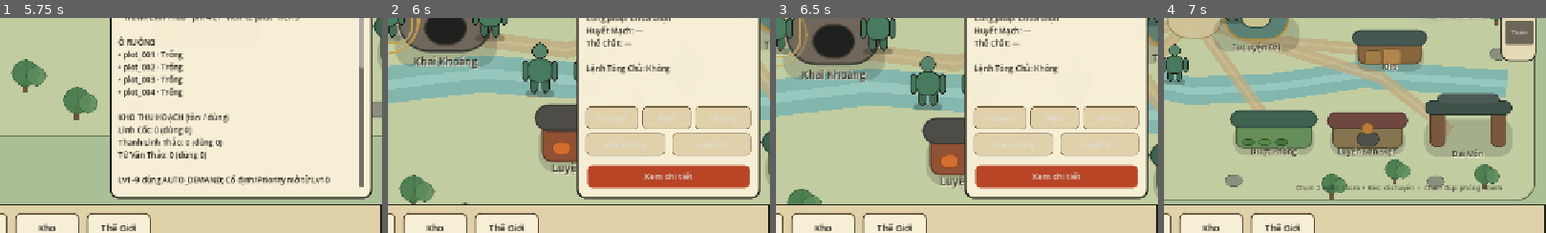
Above: before the commit, frames 1-4 (left to right).
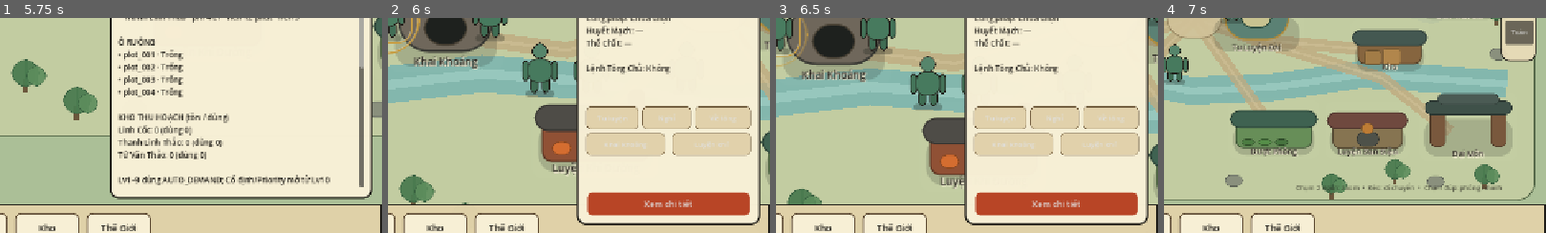
Above: after the commit, the same moments.

Repository: vuanhtuan161094-byte/TongMonBaDao
Game: Godot game, scene res://scenes/p3/p3_2_landscape_sect.tscn
Same seed, same stepped clock (60 frames per second), same inputs: the game is played once before the commit and once after it.
Inputs (mouse positions are % of the whole screen's width and height, from its top left):
- Up to frame 1 (5.75 s): click (50, 23) at 0.5 s; click (92, 46) at 1.25 s; click (34, 50) at 2 s; click (77, 100) at 2.75 s; click (58, 75) at 3.5 s; click (39, 50) at 4.25 s; click (39, 75) at 5 s
- Up to frame 2 (6 s): click (50, 18) at 5.77 s
- Up to frame 3 (6.5 s): no input
- Up to frame 4 (7 s): click "Tông Môn" at 6.5 s
The pictures show only the part of the screen within x 50-100%, y 46-96%; the shares and areas given below are measured in that part.

Frame 1 is identical in both runs. In frame 2, 12% of the frame differs, in the area x 49-98%, y 68-97%; in frame 3, 12%; in frame 4, nothing differs.

Commit message:
feat(p3): integrate CARE hunt into main sect screen [skip ci]

Diff:
--- a/godot/src/presentation/p3_2_landscape_sect.gd
+++ b/godot/src/presentation/p3_2_landscape_sect.gd
@@ -3,6 +3,41 @@
 const ZOOM_STEP := 1.12
 const CAMERA_TWEEN_SECONDS := 0.22
 const FOCUS_MARKER_SIZE := Vector2(82.0, 82.0)
+const B3_HUNT_REFRESH_SECONDS := 0.25
+
+class B3MainHuntArena:
+    extends Control
+
+    var battle: MapBattleV2
+
+    func _draw() -> void:
+        draw_rect(Rect2(Vector2.ZERO,size),Color("122522"),true)
+        for x in range(1,17):
+            draw_line(Vector2(size.x*x/17.0,0),Vector2(size.x*x/17.0,size.y),Color("28433d"),1.0)
+        for y in range(1,10):
+            draw_line(Vector2(0,size.y*y/10.0),Vector2(size.x,size.y*y/10.0),Color("28433d"),1.0)
+        if battle == null:
+            draw_string(ThemeDB.fallback_font,Vector2(24,38),"Đang khôi phục chiến trường…",HORIZONTAL_ALIGNMENT_LEFT,-1,18,Color("e5d2a6"))
+            return
+        var font := ThemeDB.fallback_font
+        for actor_value in battle.actors.values():
+            var actor: Dictionary = actor_value
+            var position := Vector2(actor.get("position",Vector2.ZERO))
+            var point := Vector2(position.x/36.0*size.x,position.y/20.0*size.y)
+            var disciple := str(actor.get("side","")) == "disciple"
+            var hp := maxf(float(actor.get("hp",0.0)),0.0)
+            var maximum := maxf(float(actor.get("max_hp",1.0)),1.0)
+            var color := Color("57cfdf") if disciple else Color("e6a764")
+            if hp <= 0.0:
+                color = Color("675e54")
+            draw_circle(point,15.0 if disciple else 13.0,color)
+            draw_arc(point,19.0,0.0,TAU,24,color,1.5)
+            var label_at := point+Vector2(-116.0 if disciple else 20.0,-48.0)
+            draw_line(point+Vector2(0,-19),label_at+Vector2(34,12),Color("879d92"),1.0)
+            draw_rect(Rect2(label_at+Vector2(0,8),Vector2(84,7)),Color("101b24"),true)
+            draw_rect(Rect2(label_at+Vector2(0,8),Vector2(84.0*clampf(hp/maximum,0.0,1.0),7)),Color("85d991"),true)
+            draw_string(font,label_at,"Đệ tử V2" if disciple else "Thanh Lang",HORIZONTAL_ALIGNMENT_LEFT,-1,15,Color("e7e9e4"))
+            draw_string(font,label_at+Vector2(0,32),"%.0f / %.0f" % [hp,maximum],HORIZONTAL_ALIGNMENT_LEFT,-1,14,Color("e7e9e4"))
 
 var map_zoom: float = SectMapCamera.DEFAULT_ZOOM
 var touch_points: Dictionary = {}
@@ -51,6 +86,16 @@
 var deep_restore_summary := false
 var screen_pointer_dragged := false
 var mouse_pointer_dragged := false
+var b3_hunt_panel: Panel
+var b3_hunt_arena: B3MainHuntArena
+var b3_hunt_facts: Label
+var b3_hunt_feedback: Label
+var b3_hunt_auto_button: Button
+var b3_hunt_deploy_button: Button
+var b3_hunt_return_button: Button
+var b3_hunt_save_button: Button
+var b3_hunt_disciple_id: StringName = &""
+var b3_hunt_refresh_elapsed := 0.0
 
 func _ready() -> void:
     super._ready()
@@ -68,6 +113,8 @@
     _build_living_cue_layer()
     living_cue_tracker.seed_from_state(state)
     _refresh_living_cues()
+    _build_b3_hunt_panel()
+    _resume_saved_b3_hunt()
 
 func _unhandled_input(event: InputEvent) -> void:
     if _popup_is_open():
@@ -2307,6 +2354,10 @@
 
 func _process(_delta: float) -> void:
     _refresh_living_cue_positions()
+    b3_hunt_refresh_elapsed += _delta
+    if b3_hunt_refresh_elapsed >= B3_HUNT_REFRESH_SECONDS:
+        b3_hunt_refresh_elapsed = 0.0
+        _refresh_b3_hunt_panel()
 
 func _build_living_cue_layer() -> void:
     living_cue_layer = LivingCueLayer.new()
@@ -2378,7 +2429,7 @@
     disciple_summary_panel = Panel.new()
     disciple_summary_panel.name = "DiscipleSummaryPanel"
     disciple_summary_panel.position = Vector2(956, 80)
-    disciple_summary_panel.size = Vector2(308, 552)
+    disciple_summary_panel.size = Vector2(308, 596)
     disciple_summary_panel.z_index = 60
     disciple_summary_panel.visible = false
     disciple_summary_panel.mouse_filter = Control.MOUSE_FILTER_STOP
@@ -2444,6 +2495,18 @@
     detail.pressed.connect(_open_selected_disciple_detail)
     disciple_summary_panel.add_child(detail)
 
+    var hunt := Button.new()
+    hunt.name = "SummaryB3Hunt"
+    hunt.text = "Đi săn"
+    hunt.position = Vector2(16, 492)
+    hunt.size = Vector2(276, 40)
+    hunt.add_theme_font_size_override("font_size", 14)
+    hunt.add_theme_stylebox_override("normal", _style(JADE_DARK, PAPER_LIGHT, 2, 9))
+    hunt.add_theme_stylebox_override("hover", _style(JADE, GOLD, 3, 9))
+    hunt.pressed.connect(_start_b3_hunt_for_selected)
+    disciple_summary_panel.add_child(hunt)
+    detail.position.y = 540
+
 func _add_summary_order_button(text: String, pos: Vector2, button_size: Vector2, kind: StringName, target: String = "") -> void:
     var button := Button.new()
     button.text = text
@@ -2512,10 +2575,23 @@
     var authentic_v2 := bool(snapshot.get("authentic_v2", false))
     var legacy_forge: Button = disciple_summary_panel.get_node_or_null("SummaryLegacyForge")
     var v2_body: Button = disciple_summary_panel.get_node_or_null("SummaryV2BodyTraining")
+    var hunt_button: Button = disciple_summary_panel.get_node_or_null("SummaryB3Hunt")
     if legacy_forge != null:
         legacy_forge.visible = not authentic_v2
     if v2_body != null:
         v2_body.visible = authentic_v2
+    if hunt_button != null:
+        hunt_button.visible = authentic_v2
+        var hunt_state: Dictionary = state.sect.b3_hunt
+        var member := str(hunt_state.get("member",""))
+        var care_id := str(hunt_state.get("care",{}).get("disciple_id",""))
+        var owner_id := member if not member.is_empty() else care_id
+        var same_world_owner := hunt_state.is_empty() or owner_id.is_empty() or owner_id == str(disciple.id)
+        var reopening_existing := not hunt_state.is_empty() and owner_id == str(disciple.id)
+        var admission := B3HuntWorld.admission(state,disciple.id) if same_world_owner and not reopening_existing and member != str(disciple.id) else {"ok":same_world_owner}
+        hunt_button.text = "Mở vòng săn" if reopening_existing else "Đi săn"
+        hunt_button.disabled = not same_world_owner or not bool(admission.get("ok",false))
+        hunt_button.tooltip_text = "" if not hunt_button.disabled else str(admission.get("reason","thế giới đang có đệ tử khác"))
     var identity: Dictionary = snapshot["identity"]
     var quality := str(identity.get("quality_name", "—"))
     if quality.is_empty():
@@ -2534,6 +2610,265 @@
     disciple_summary_body.text = _disciple_summary_text(disciple)
     if authentic_v2 and state.sect.economy_a_enabled:
         disciple_summary_meta.text += " · %d Linh Thạch cá nhân" % disciple.spirit_stones
+
+func _build_b3_hunt_panel() -> void:
+    var shade := ColorRect.new()
+    shade.name = "B3MainHuntShade"
+    shade.color = Color(0.03,0.06,0.07,0.78)
+    shade.set_anchors_and_offsets_preset(Control.PRESET_FULL_RECT)
+    shade.z_index = 110
+    shade.mouse_filter = Control.MOUSE_FILTER_STOP
+    shade.visible = false
+    add_child(shade)
+
+    b3_hunt_panel = Panel.new()
+    b3_hunt_panel.name = "B3MainHuntPanel"
+    b3_hunt_panel.position = Vector2(64,38)
+    b3_hunt_panel.size = Vector2(1152,644)
+    b3_hunt_panel.z_index = 111
+    b3_hunt_panel.mouse_filter = Control.MOUSE_FILTER_STOP
+    b3_hunt_panel.add_theme_stylebox_override("panel",_style(PAPER_LIGHT,INK,3,14))
+    b3_hunt_panel.visible = false
+    shade.add_child(b3_hunt_panel)
+
+    var title := _label(b3_hunt_panel,"VÒNG SĂN — THẾ GIỚI B3 CARE",Vector2(24,14),Vector2(1100,32),22)
+    title.add_theme_color_override("font_color",JADE_DARK)
+    var subtitle := _label(b3_hunt_panel,"Combat V2 · cùng thời gian, đệ tử, Kho và SaveService của màn tông môn",Vector2(26,48),Vector2(1090,24),13)
+    subtitle.add_theme_color_override("font_color",INK)
+
+    b3_hunt_arena = B3MainHuntArena.new()
+    b3_hunt_arena.name = "B3MainHuntArena"
+    b3_hunt_arena.position = Vector2(24,82)
+    b3_hunt_arena.size = Vector2(700,484)
+    b3_hunt_arena.add_theme_stylebox_override("panel",_style(JADE_DARK,INK,1,8))
+    b3_hunt_panel.add_child(b3_hunt_arena)
+
+    var facts_panel := Panel.new()
+    facts_panel.name = "B3MainHuntFactsPanel"
+    facts_panel.position = Vector2(746,82)
+    facts_panel.size = Vector2(382,484)
+    facts_panel.add_theme_stylebox_override("panel",_style(Color("eee6d2"),Color("74694f"),1,8))
+    b3_hunt_panel.add_child(facts_panel)
+    b3_hunt_facts = _label(facts_panel,"",Vector2(16,14),Vector2(350,452),14)
+    b3_hunt_facts.autowrap_mode = TextServer.AUTOWRAP_WORD_SMART
+    b3_hunt_facts.add_theme_color_override("font_color",INK)
+    b3_hunt_feedback = _label(b3_hunt_panel,"",Vector2(28,578),Vector2(510,42),13)
+    b3_hunt_feedback.add_theme_color_override("font_color",CINNABAR)
+
+    b3_hunt_save_button = Button.new()
+    b3_hunt_save_button.name = "B3MainHuntSave"
+    b3_hunt_save_button.text = "Lưu game"
+    b3_hunt_save_button.position = Vector2(550,580)
+    b3_hunt_save_button.size = Vector2(132,46)
+    b3_hunt_save_button.add_theme_font_size_override("font_size",14)
+    b3_hunt_save_button.add_theme_stylebox_override("normal",_style(Color("d7c695"),INK,1,8))
+    b3_hunt_save_button.pressed.connect(_save_b3_main_runtime)
+    b3_hunt_panel.add_child(b3_hunt_save_button)
+
+    b3_hunt_auto_button = Button.new()
+    b3_hunt_auto_button.name = "B3MainHuntAuto"
+    b3_hunt_auto_button.position = Vector2(746,580)
+    b3_hunt_auto_button.size = Vector2(120,46)
+    b3_hunt_auto_button.add_theme_font_size_override("font_size",15)
+    b3_hunt_auto_button.add_theme_stylebox_override("normal",_style(JADE_DARK,PAPER_LIGHT,2,8))
+    b3_hunt_auto_button.pressed.connect(_toggle_b3_hunt_auto)
+    b3_hunt_panel.add_child(b3_hunt_auto_button)
+
+    b3_hunt_deploy_button = Button.new()
+    b3_hunt_deploy_button.name = "B3MainHuntDeploy"
+    b3_hunt_deploy_button.text = "Phái đệ tử"
+    b3_hunt_deploy_button.position = Vector2(876,580)
+    b3_hunt_deploy_button.size = Vector2(120,46)
+    b3_hunt_deploy_button.add_theme_font_size_override("font_size",15)
+    b3_hunt_deploy_button.add_theme_stylebox_override("normal",_style(Color("d7c695"),INK,1,8))
+    b3_hunt_deploy_button.pressed.connect(_deploy_b3_hunt_disciple)
+    b3_hunt_panel.add_child(b3_hunt_deploy_button)
+
+    b3_hunt_return_button = Button.new()
+    b3_hunt_return_button.name = "B3MainHuntReturn"
+    b3_hunt_return_button.text = "Về tông môn"
+    b3_hunt_return_button.position = Vector2(1006,580)
+    b3_hunt_return_button.size = Vector2(122,46)
+    b3_hunt_return_button.add_theme_font_size_override("font_size",14)
+    b3_hunt_return_button.add_theme_stylebox_override("normal",_style(CINNABAR,PAPER_LIGHT,2,8))
+    b3_hunt_return_button.pressed.connect(_return_from_b3_hunt)
+    b3_hunt_panel.add_child(b3_hunt_return_button)
+
+func _resume_saved_b3_hunt() -> void:
+    if state.sect.b3_hunt.is_empty():
+        return
+    var world: Dictionary = state.sect.b3_hunt
+    var id := StringName(world.get("member",""))
+    if id == &"":
+        id = StringName(world.get("care",{}).get("disciple_id",""))
+    if id == &"":
+        id = StringName(world.get("last_return",{}).get("disciple_id",""))
+    if id == &"" or not state.disciples.has(id):
+        return
+    b3_hunt_disciple_id = id
+    _open_b3_hunt_panel(id)
+
+func _open_b3_hunt_panel(disciple_id: StringName) -> void:
+    if b3_hunt_panel == null or not state.disciples.has(disciple_id):
+        return
+    b3_hunt_disciple_id = disciple_id
+    selected_id = disciple_id
+    _hide_disciple_summary()
+    b3_hunt_panel.get_parent().visible = true
+    b3_hunt_panel.visible = true
+    b3_hunt_refresh_elapsed = B3_HUNT_REFRESH_SECONDS
+    _refresh_b3_hunt_panel()
+
+func _start_b3_hunt_for_selected() -> void:
+    if selected_id == &"" or not state.disciples.has(selected_id) or runtime_session == null:
+        return
+    var world: Dictionary = state.sect.b3_hunt
+    var member := str(world.get("member",""))
+    var care_id := str(world.get("care",{}).get("disciple_id",""))
+    var result: Dictionary
+    if not world.is_empty() and (member == str(selected_id) or (member.is_empty() and care_id == str(selected_id))):
+        result = {"ok":true}
+    elif not member.is_empty():
+        result = {"ok":false,"reason":"b3_world_has_another_disciple"}
+    else:
+        result = B3HuntWorld.begin(runtime_session.owner,selected_id)
+    if not bool(result.get("ok",false)):
+        summary_feedback = "Chưa thể đi săn: %s" % str(result.get("reason","không đủ điều kiện"))
+        _refresh_disciple_summary_content()
+        return
+    _open_b3_hunt_panel(selected_id)
+    _refresh_all()
+
+func _toggle_b3_hunt_auto() -> void:
+    var id := _active_b3_hunt_disciple_id()
+    if id == &"" or runtime_session == null:
+        return
+    var care: Dictionary = state.sect.b3_hunt.get("care",{})
+    var enabled := not bool(care.get("auto_hunt",false))
+    var result := B3MedicalAutoplayV1.configure(runtime_session.owner,id,enabled)
+    if result.get("ok",false):
+        _set_b3_hunt_feedback("AUTO %s" % ("đã bật" if enabled else "đã tắt"))
+    else:
+        _set_b3_hunt_feedback("Không đổi AUTO: %s" % str(result.get("reason","lệnh chưa sẵn sàng")))
+    _refresh_b3_hunt_panel()
+
+func _save_b3_main_runtime() -> void:
+    if runtime_session == null:
+        return
+    var result := runtime_session.save()
+    if result.get("ok",false):
+        _set_b3_hunt_feedback("Đã lưu qua SaveService màn chính.")
+    else:
+        _set_b3_hunt_feedback("Lưu chưa xong: %s" % str(result.get("reason",result.get("error","unknown"))))
+
+func _deploy_b3_hunt_disciple() -> void:
+    var id := _active_b3_hunt_disciple_id()
+    if id == &"" or runtime_session == null:
+        return
+    var result := B3HuntWorld.begin(runtime_session.owner,id)
+    _set_b3_hunt_feedback("Đã phái đệ tử ra săn." if result.get("ok",false) else "Chưa thể phái: %s" % str(result.get("reason","không đủ điều kiện")))
+    _refresh_all()
+    _refresh_b3_hunt_panel()
+
+func _return_from_b3_hunt() -> void:
+    if runtime_session == null:
+        return
+    var world: Dictionary = state.sect.b3_hunt
+    var result := {"ok":true}
+    if not world.is_empty() and not str(world.get("member","")).is_empty():
+        result = B3HuntWorld.return_to_sect(runtime_session.owner)
+    if not result.get("ok",false):
+        _set_b3_hunt_feedback("Chưa thể về tông môn: %s" % str(result.get("reason","đang chờ save/clock")))
+        return
+    b3_hunt_panel.get_parent().visible = false
+    _refresh_all()
+    if selected_id != &"" and state.disciples.has(selected_id):
+        _show_disciple_summary()
+
+func _active_b3_hunt_disciple_id() -> StringName:
+    if state == null or state.sect.b3_hunt.is_empty():
+        return &""
+    var world: Dictionary = state.sect.b3_hunt
+    var id := StringName(world.get("member",""))
+    if id == &"":
+        id = StringName(world.get("care",{}).get("disciple_id",b3_hunt_disciple_id))
+    if id == &"":
+        id = StringName(world.get("last_return",{}).get("disciple_id",b3_hunt_disciple_id))
+    return id if state.disciples.has(id) else &""
+
+func _refresh_b3_hunt_panel() -> void:
+    if b3_hunt_panel == null or not b3_hunt_panel.get_parent().visible or state == null:
+        return
+    var world: Dictionary = state.sect.b3_hunt
+    var id := _active_b3_hunt_disciple_id()
+    if id == &"":
+        b3_hunt_facts.text = "Chưa có đệ tử săn được lưu trong vòng này.\nChọn đệ tử V2 thật trên bản đồ để phái đi săn."
+        b3_hunt_arena.battle = null
+        b3_hunt_arena.queue_redraw()
+        b3_hunt_auto_button.disabled = true
+        b3_hunt_deploy_button.disabled = true
+        return
+    var d: DiscipleState = state.disciples[id]
+    var care: Dictionary = world.get("care",{})
+    var restored := B3HuntWorld.restore(state) if not world.is_empty() else {"ok":false}
+    var battle: MapBattleV2 = restored.get("battle") if restored.get("ok",false) else null
+    b3_hunt_arena.battle = battle
+    b3_hunt_arena.queue_redraw()
+    var member := str(world.get("member",""))
+    var status_names := {
+        "HUNTING":"Đang săn","INJURY_WAIT":"Chờ Injury hồi phục",
+        "PILL_RECOVERY":"Đã dùng thuốc hồi HP","REST_RECOVERY":"Đang nghỉ dưỡng",
+        "OFF":"Đã tắt AUTO","READY":"Sẵn sàng","MANUAL_PAUSE":"Tạm dừng thủ công",
+        "BUSY":"Đang bận","":"Chưa bật AUTO"
+    }
+    var auto_text := "AUTO: BẬT" if care.get("auto_hunt",false) else "AUTO: TẮT"
+    b3_hunt_auto_button.text = auto_text
+    b3_hunt_auto_button.disabled = world.is_empty() or not B3MedicalAutoplayV1.command_ready(runtime_session.owner)
+    b3_hunt_deploy_button.visible = member.is_empty()
+    var admission := B3HuntWorld.admission(state,id) if member.is_empty() else {"ok":false,"reason":"disciple_already_deployed"}
+    b3_hunt_deploy_button.disabled = not bool(admission.get("ok",false)) or not B3MedicalAutoplayV1.command_ready(runtime_session.owner)
+    b3_hunt_return_button.text = "Về tông môn" if not member.is_empty() else "Đóng vòng săn"
+    var injury := "Khỏe mạnh"
+    var injury_remaining := maxi(d.injury_recover_at_tick-state.tick,0) if d.injury_level != 0 else 0
+    if d.injury_level != 0:
+        injury = "Injury %d · còn %d tick" % [d.injury_level,injury_remaining]
+    var progression := DiscipleRealmProgressV2.current(d) if DiscipleRealmProgressV2.progression_ready(d) else {"ok":false}
+    var tuvi_text := "Chưa có dữ liệu Tu Vi"
+    if progression.get("ok",false):
+        var tuvi: Dictionary = progression["cultivation"]
+        var required := DiscipleProgressionBalanceV2.floor_cost(int(tuvi["realm"]),int(tuvi["floor"]))
+        tuvi_text = "%s tầng %d · %.0f / %.0f Tu Vi" % [
+            DiscipleRealmProgressV2.realm_name("cultivation",int(tuvi["realm"])),
+            int(tuvi["floor"]),float(tuvi["xp"]),float(required)
+        ]
+    var slot: Dictionary = world.get("slot",{})
+    var kills := int(slot.get("paid_generation",0))
+    var resource := B3PilotContent.RESOURCE
+    var warehouse := WarehouseSystem.new()
+    var stock := warehouse.quantity(state,resource)
+    var available := warehouse.available_quantity(state,resource)
+    var healing_pills := warehouse.quantity(state,&"hoi_xuan_dan")
+    var satiety_spent := B3PillSatietyV1.spent_today(state,d)
+    var battle_time := float(battle.now) if battle != null else 0.0
+    var battle_status := "Chiến trường đang sẵn sàng" if battle != null else "Chiến trường chưa khởi tạo"
+    b3_hunt_facts.text = (
+        "%s\n%s · %s\n\n"
+        + "Đệ tử: %s\nHP: %.0f / %.0f\nInjury: %s\nTu Vi: %s\n\n"
+        + "Hạ gục đã trả thưởng: %d\nQuái đang ở thế hệ: %d\nThời gian chiến trường: %.1f giây\n\n"
+        + "Kho tông môn · %s\nTổng: %d · Dùng được: %d\n\n"
+        + "Thuốc Hồi Xuân trong Kho: %d viên · bão hòa hôm nay: %d / %d điểm\n"
+        + "CARE: %s"
+    ) % [
+        auto_text,str(status_names.get(str(care.get("status","")),"Chưa bật AUTO")),battle_status,
+        d.display_name,d.hp,d.max_hp,injury,tuvi_text,kills,int(slot.get("generation",0)),battle_time,
+        ResourceRegistry.new().display_name(resource),stock,available,
+        healing_pills,satiety_spent,B3PillSatietyV1.CAPACITY,
+        str(care.get("status","OFF"))
+    ]
+
+func _set_b3_hunt_feedback(value: String) -> void:
+    if b3_hunt_feedback != null:
+        b3_hunt_feedback.text = value
 
 
 func _disciple_summary_text(disciple: DiscipleState) -> String:
